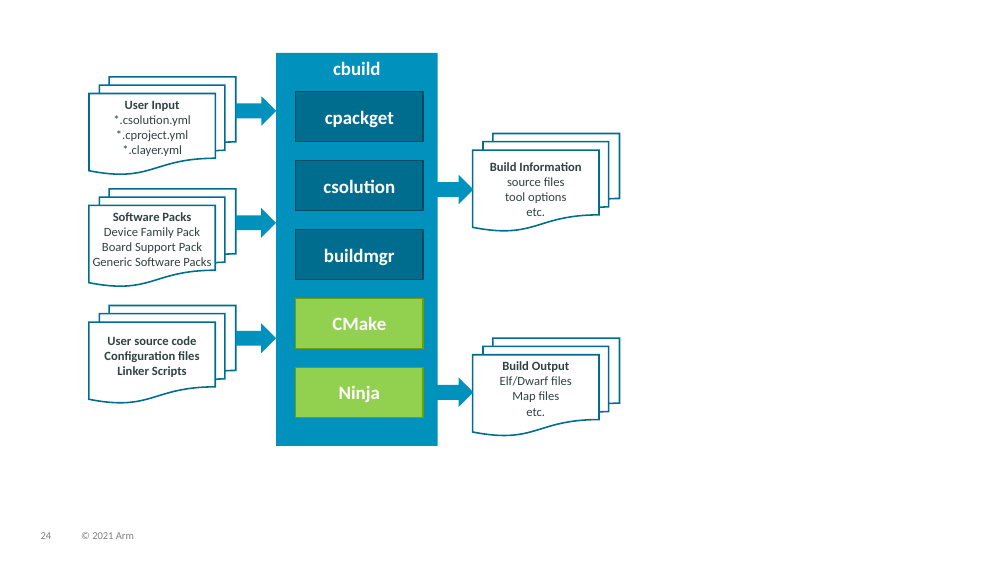
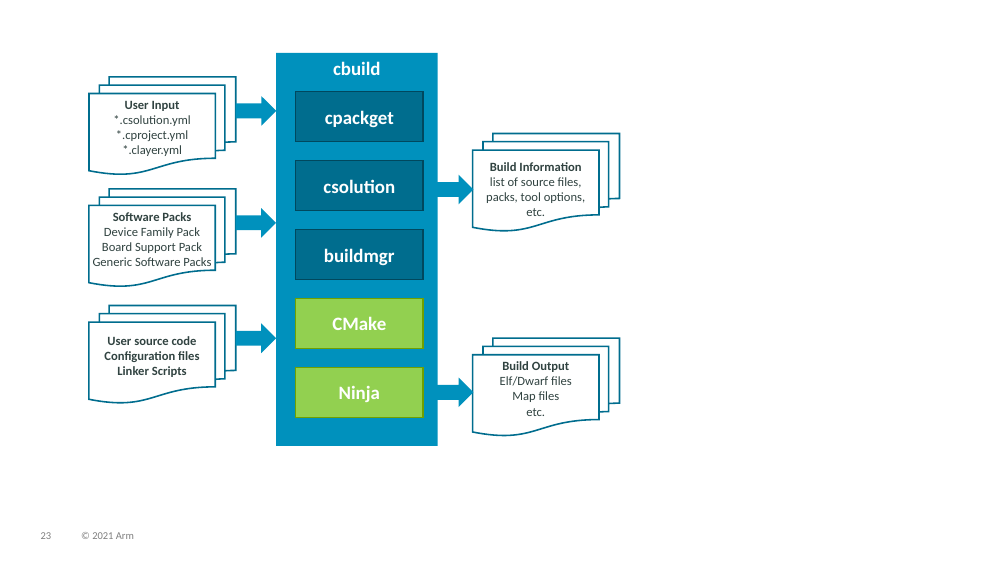
Before and after one commit to Open-CMSIS-Pack/cmsis-toolbox, a slide deck: slide 23 of docs/images/overview.pptx (slide 24 before the commit). Drawn at 1008x567 pixels with LibreOffice and Linux fonts; fonts in the diff are those of the drawing. Boxes give left, top, right and bottom in pixels: in the first picture for what was removed or moved away, otherwise in the second. Text is boxed around its words. In the diff, an @@ line names an element or a change of style, - is before the commit and + after.

Commit message:
Build Overview - overview improved

```diff
--- a/docs/images/overview.pptx
+++ b/docs/images/overview.pptx
@@ text in flow chart multidocument at bbox=[486, 162, 586, 216]: text changed @@
-Build Information
-source files
-tool options
-etc.
+Build Information
+list of source files,
+packs, tool options,
+etc.
```
Also in this commit, not shown: 2 other slides changed, 1 slide removed, 1 other file.
